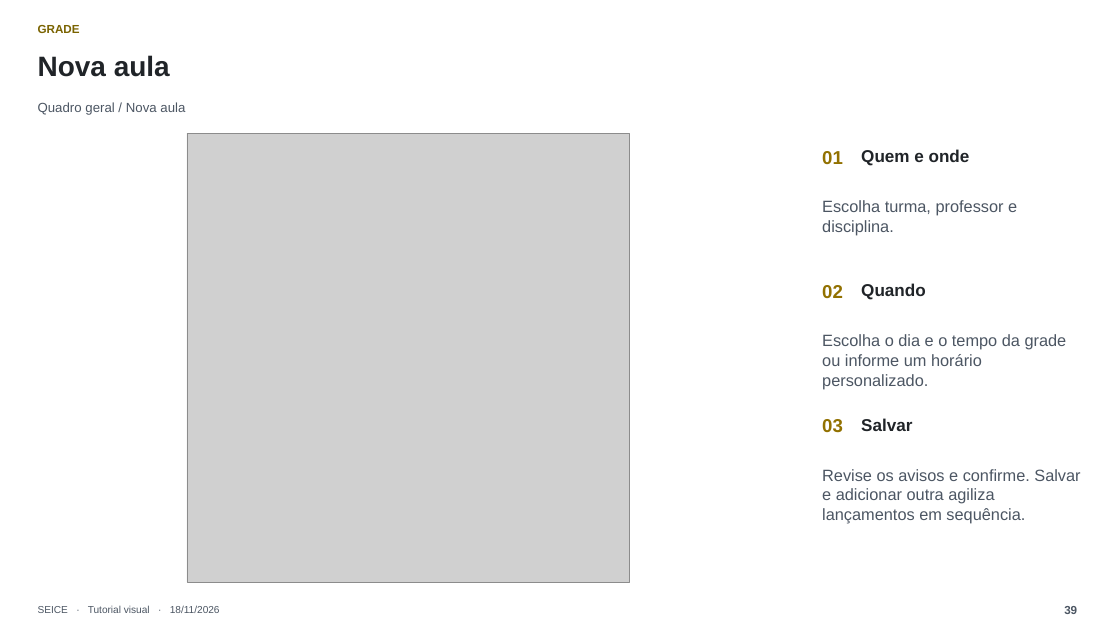
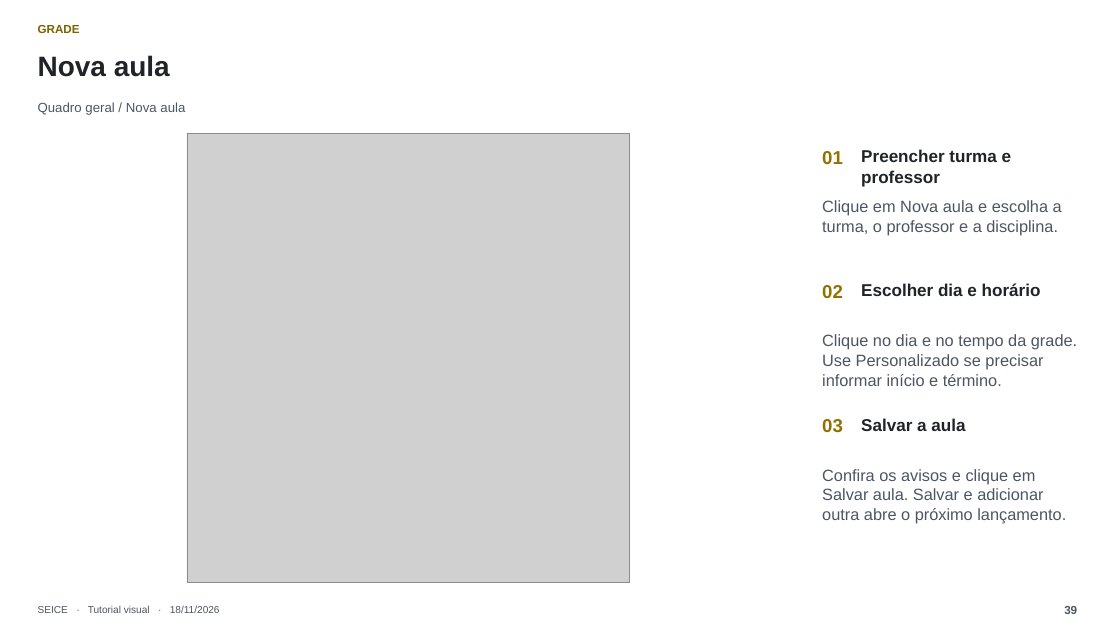
Before and after one commit to joaodorast/seice-horarios, a slide deck: slide 39 of docs/tutorial/SEICE-Tutorial-Completo-2026-11-18.pptx. Drawn at 1120x630 pixels with LibreOffice and Linux fonts; fonts in the diff are those of the drawing; grey boxes stand for pictures. Boxes give left, top, right and bottom in pixels: in the first picture for what was removed or moved away, otherwise in the second. Text is boxed around its words. In the diff, an @@ line names an element or a change of style, - is before the commit and + after.

```diff
--- a/docs/tutorial/SEICE-Tutorial-Completo-2026-11-18.pptx
+++ b/docs/tutorial/SEICE-Tutorial-Completo-2026-11-18.pptx
@@ text at (x1=861, y1=149, x2=1012, y2=187): text changed @@
-Quem e onde
+Preencher turma e professor
@@ text at (x1=822, y1=200, x2=1062, y2=236): text changed @@
-Escolha turma, professor e disciplina.
+Clique em Nova aula e escolha a turma, o professor e a disciplina.
@@ text at (x1=861, y1=283, x2=1041, y2=296): text changed @@
-Quando
+Escolher dia e horário
@@ text at (x1=822, y1=334, x2=1077, y2=386): text changed @@
-Escolha o dia e o tempo da grade ou informe um horário personalizado.
+Clique no dia e no tempo da grade. Use Personalizado se precisar informar início e término.
@@ text at (x1=861, y1=418, x2=965, y2=431): text changed @@
-Salvar
+Salvar a aula
@@ text at (x1=822, y1=469, x2=1066, y2=524): text changed @@
-Revise os avisos e confirme. Salvar e adicionar outra agiliza lançamentos em sequência.
+Confira os avisos e clique em Salvar aula. Salvar e adicionar outra abre o próximo lançamento.
```
Also in this commit, not shown: 28 other slides changed, 1 slide removed.
